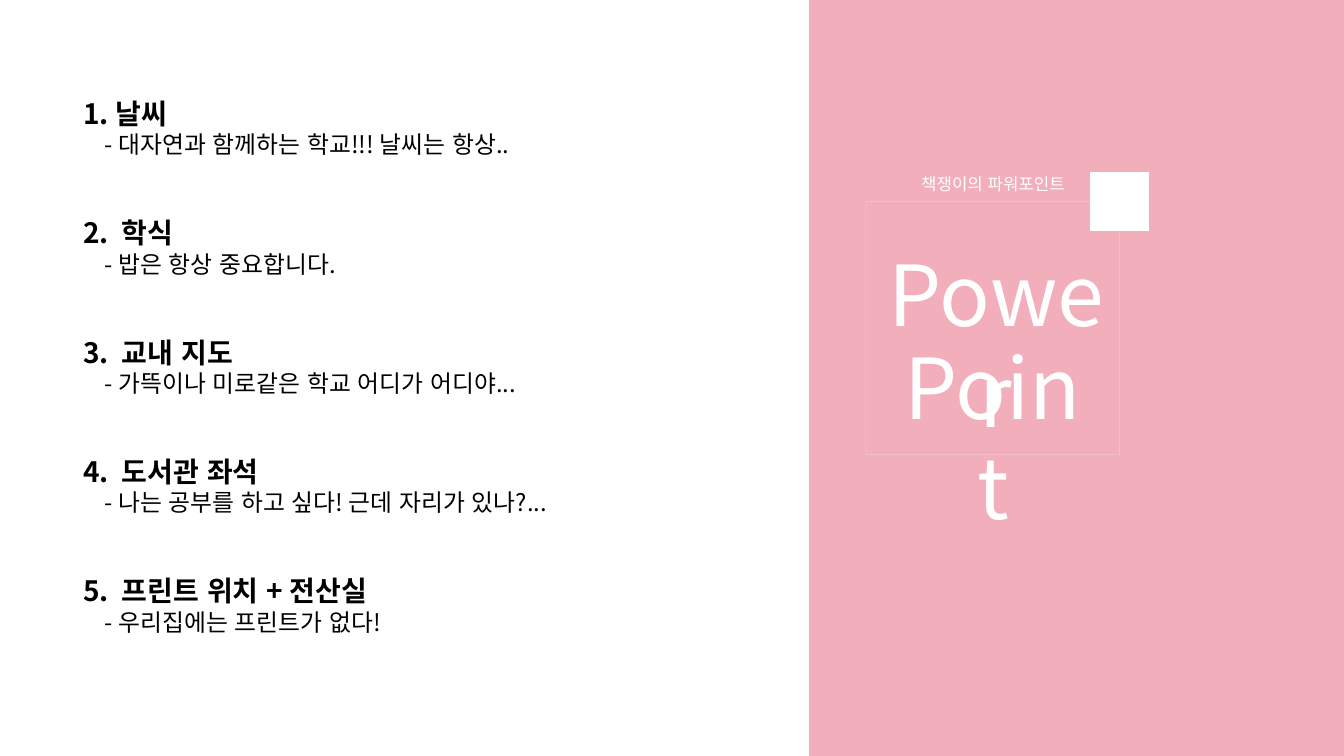
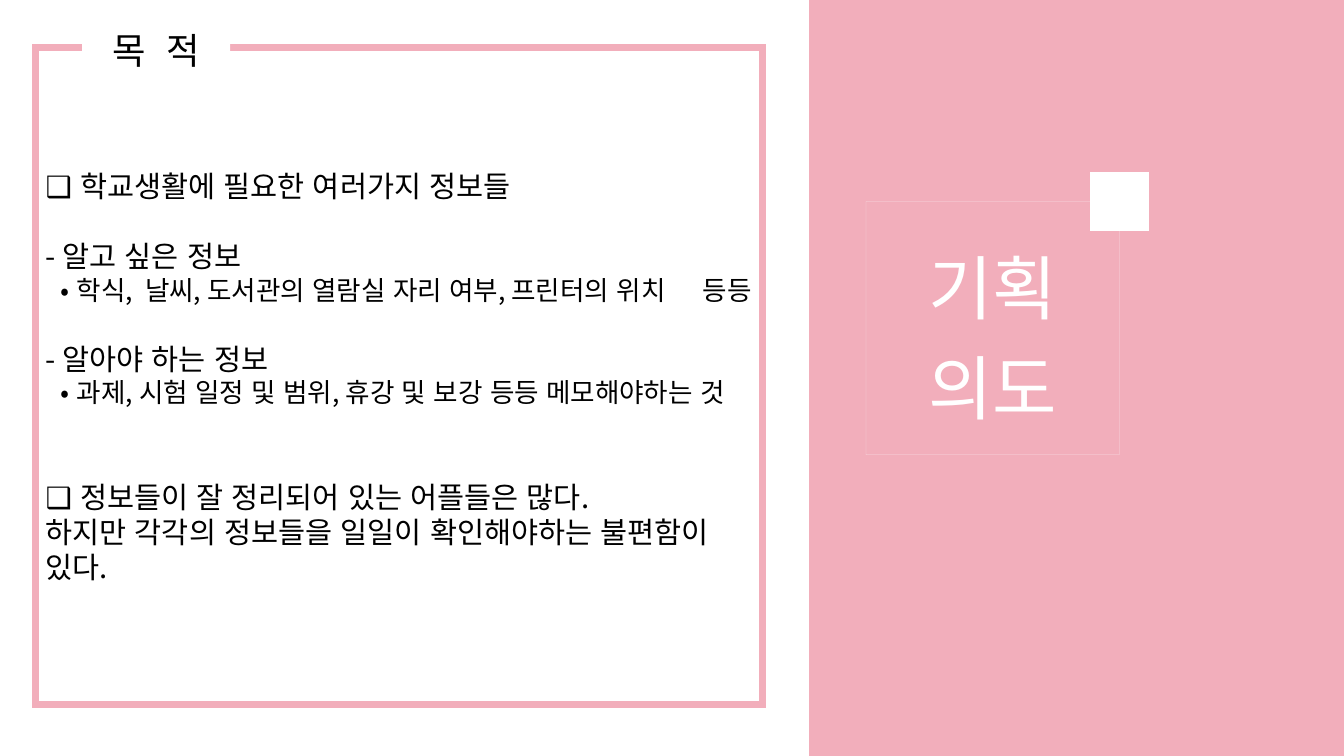
Before and after one commit to bluesky0960/KookMiNi, a slide deck: slide 4 of 오픈소스 기획서ver.1.pptx. Drawn at 1344x756 pixels with LibreOffice and Linux fonts; fonts in the diff are those of the drawing. Boxes give left, top, right and bottom in pixels: in the first picture for what was removed or moved away, otherwise in the second. Text is boxed around its words. In the diff, an @@ line names an element or a change of style, - is before the commit and + after.

Commit message:
기획서 발표 ver.2

```diff
--- a/오픈소스 기획서ver.1.pptx
+++ b/오픈소스 기획서ver.1.pptx
@@ rectangle added at <box>134,19,260,54</box>, fill #FFFFFF @@
@@ rectangle added at <box>35,47,762,705</box>, outline #F2AEBB 5 pt, 21 pt, text #000000 @@
+❑ 학교생활에 필요한 여러가지 정보들
+- 알고 싶은 정보
+• 학식, 날씨, 도서관의 열람실 자리 여부, 프린터의 위치 등등
+- 알아야 하는 정보
+• 과제, 시험 일정 및 범위, 휴강 및 보강 등등 메모해야하는 것
+❑ 정보들이 잘 정리되어 있는 어플들은 많다.
+하지만 각각의 정보들을 일일이 확인해야하는 불편함이 있다.
@@ text added at <box>112,34,199,67</box>, 26 pt, text #000000 @@
+목 적
@@ text removed at <box>83,100,547,633</box> @@
-1. 날씨
-- 대자연과 함께하는 학교!!! 날씨는 항상..
-2. 학식
-- 밥은 항상 중요합니다.
-3. 교내 지도
-- 가뜩이나 미로같은 학교 어디가 어디야...
-4. 도서관 좌석
-- 나는 공부를 하고 싶다! 근데 자리가 있나?...
-5. 프린트 위치 + 전산실
-- 우리집에는 프린트가 없다!
@@ text removed at <box>921,176,1065,191</box> @@
-책쟁이의 파워포인트
@@ text removed at <box>869,238,1123,348</box> @@
-Power
@@ text in rectangle at <box>928,256,1057,420</box>: text added @@
+기획
+의도
@@ text removed at <box>885,331,1101,442</box> @@
-Point
```
Also in this commit, not shown: 1 other slide changed, 5 slides added, 9 slides removed, 1 other file.
